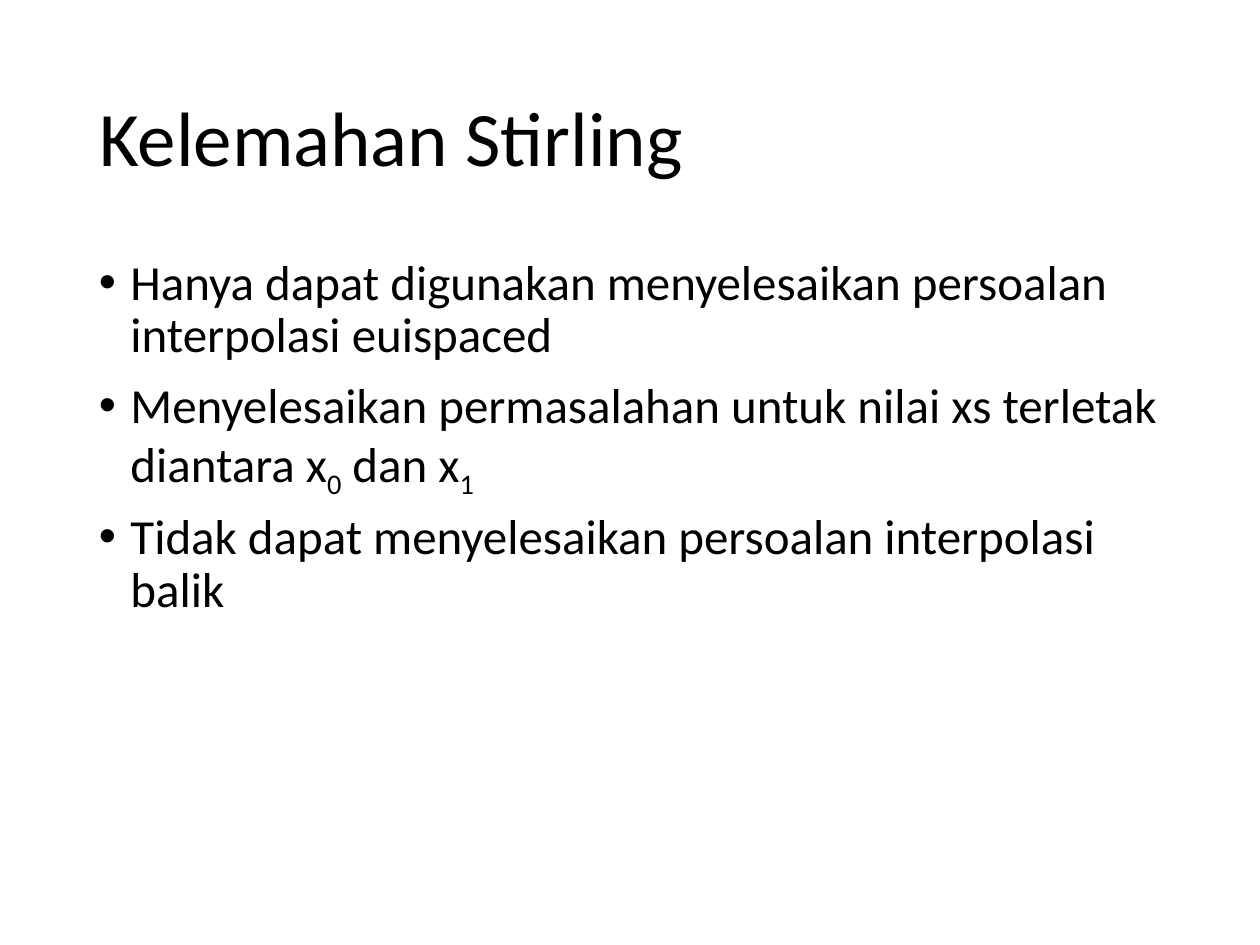
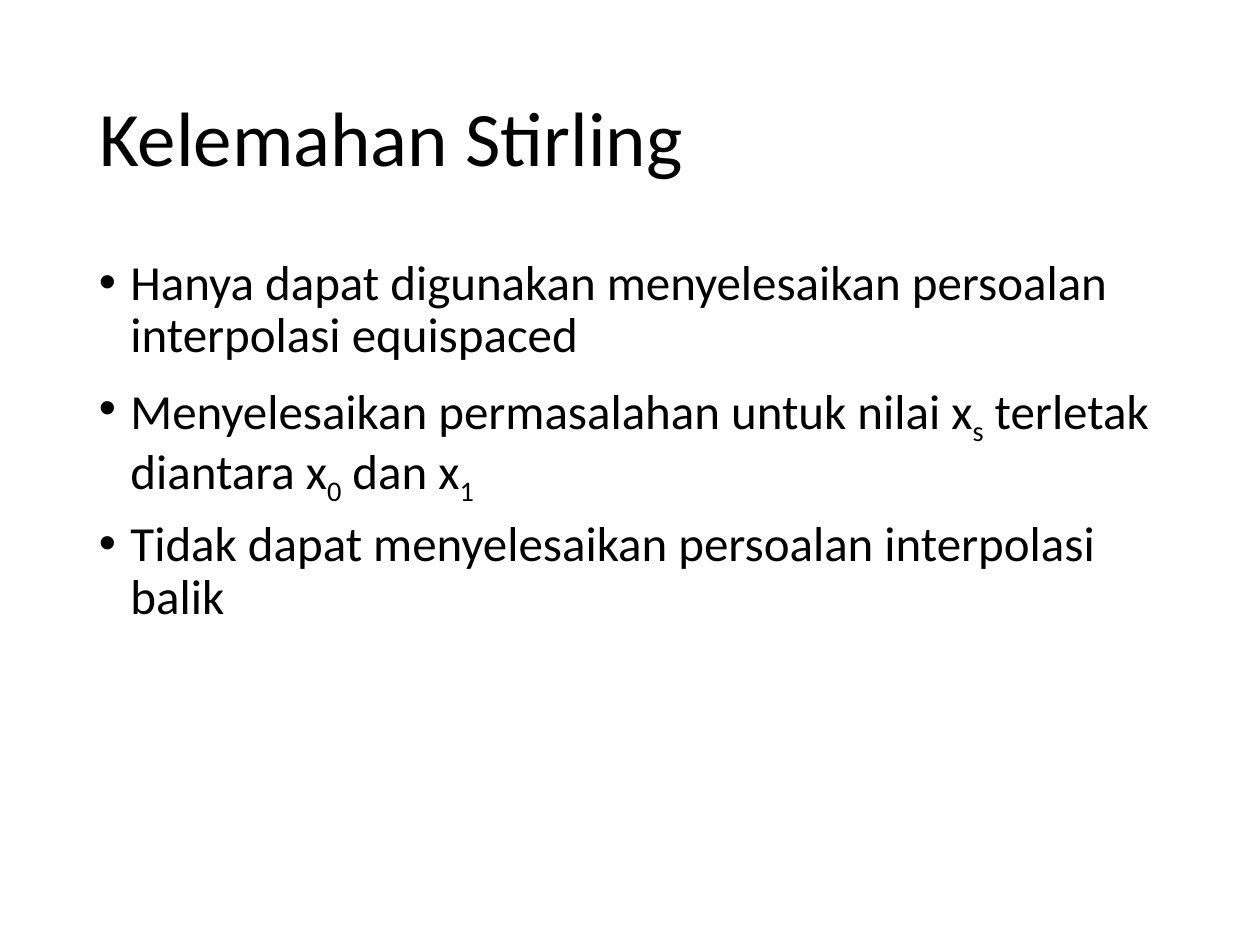
Before and after one commit to miftanurfarid/EL1211_metode_numerik_dan_teknik_komputasi, a slide deck: slide 25 of slides/EL 1211 06 - Interpolasi.ppt. Drawn at 1260x945 pixels with LibreOffice and Linux fonts; fonts in the diff are those of the drawing. Boxes give left, top, right and bottom in pixels: in the first picture for what was removed or moved away, otherwise in the second. Text is boxed around its words. In the diff, an @@ line names an element or a change of style, - is before the commit and + after.

```diff
--- a/slides/EL 1211 06 - Interpolasi.ppt
+++ b/slides/EL 1211 06 - Interpolasi.ppt
@@ text at box(130, 266, 1107, 360): text changed @@
-• Hanya dapat digunakan menyelesaikan persoalan interpolasi euispaced
+• Hanya dapat digunakan menyelesaikan persoalan interpolasi equispaced
@@ text at box(130, 395, 1149, 490): now subscript in "xs" @@
```
Also in this commit, not shown: 7 other slides changed, 3 other files.
